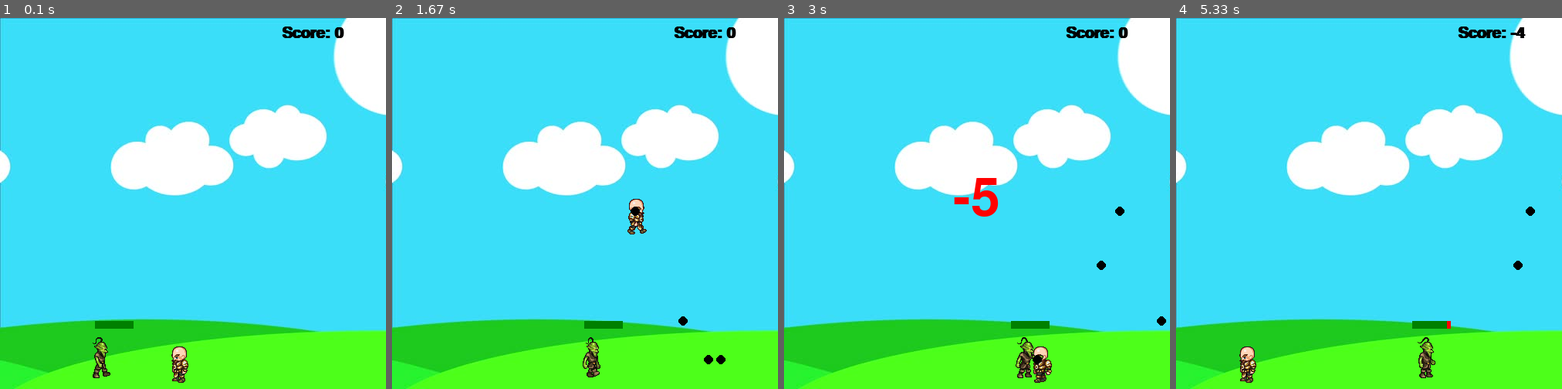
Above: before the commit, frames 1-4 (left to right).
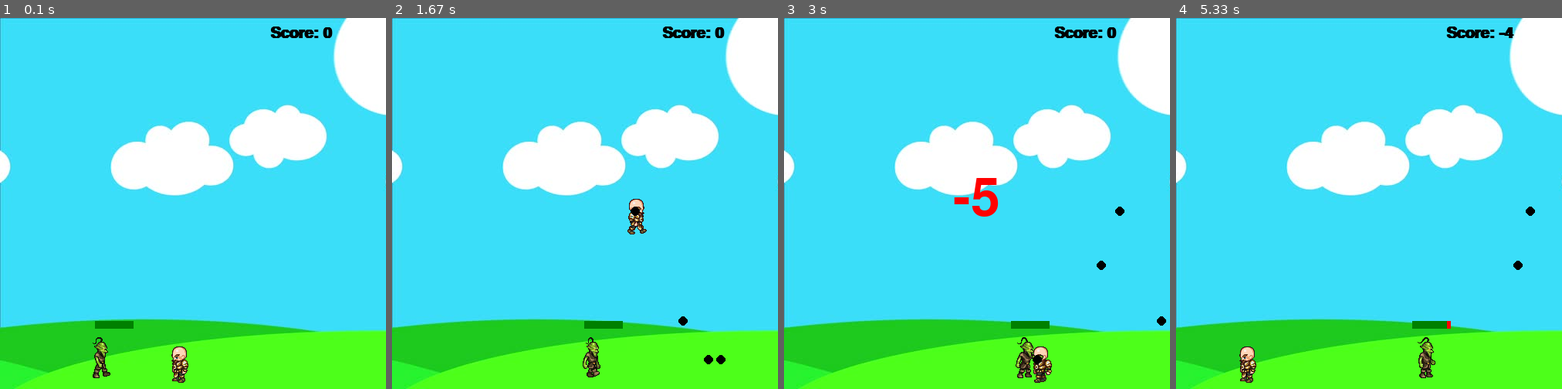
Above: after the commit, the same moments.

Repository: Nicholas2208/PyGameTutorial
Game: pygame game, started from Game.py
The game is run twice, just before and just after one commit, with the same random seed, the same clock (stepped at 60 frames per second) and the same inputs.
Inputs:
- Up to frame 1 (0.1 s): no input
- Up to frame 2 (1.67 s): tap Space at 0.33, 0.73, 1.03, 1.23, 1.57 s; hold Right 0.67-1.13 s; hold Up 1.17-1.47 s; hold Right from 1.5 s (still down)
- Up to frame 3 (3 s): tap Space at 1.87, 2.07, 2.37 s; release Right at 1.97 s; hold Left 2-2.53 s
- Up to frame 4 (5.33 s): no input

The runs differ from the first frame. In frame 1, 0.4% of the frame differs, in the area x 70-90%, y 2-6%; in frame 2, 0.4%; in frame 3, 0.4%; in frame 4, 0.4%, in the area x 70-91%, y 2-6%.

Commit message:
Finishing touches

Diff:
--- a/Game.py
+++ b/Game.py
@@ -151,7 +151,7 @@
 def redrawGameWindow():
     win.blit(bg, (0,0))
     text = font.render(f'Score: {score}', 1, (0,0,0))
-    win.blit(text, (365, 10))
+    win.blit(text, (350, 10))
     man.draw(win)
     goblin.draw(win)
     for bullet in bullets:
@@ -169,10 +169,11 @@
 while running:
     clock.tick(27)
 
-    if man.hitbox[1] < goblin.hitbox[1] + goblin.hitbox[3] and man.hitbox[1] + man.hitbox[3] > goblin.hitbox[1]:
-        if man.hitbox[0] + man.hitbox[2] > goblin.hitbox[0] and man.hitbox[0] < goblin.hitbox[0] + goblin.hitbox[2]:
-            man.hit()
-            score -= 5
+    if goblin.visible:
+        if man.hitbox[1] < goblin.hitbox[1] + goblin.hitbox[3] and man.hitbox[1] + man.hitbox[3] > goblin.hitbox[1]:
+            if man.hitbox[0] + man.hitbox[2] > goblin.hitbox[0] and man.hitbox[0] < goblin.hitbox[0] + goblin.hitbox[2]:
+                man.hit()
+                score -= 5
 
     if shoot_loop > 0:
         shoot_loop += 1
@@ -186,10 +187,11 @@
     for bullet in bullets:
         if bullet.y - bullet.radius < goblin.hitbox[1] + goblin.hitbox[3] and bullet.y + bullet.radius > goblin.hitbox[1]:
             if bullet.x + bullet.radius > goblin.hitbox[0] and bullet.x - bullet.radius < goblin.hitbox[0] + goblin.hitbox[2]:
-                hit_sound.play()
-                goblin.hit()
-                score += 1
-                bullets.pop(bullets.index(bullet))
+                if goblin.visible:
+                    hit_sound.play()
+                    goblin.hit()
+                    score += 1
+                    bullets.pop(bullets.index(bullet))
 
         if 500 > bullet.x > 0:
             bullet.x += bullet.vel
